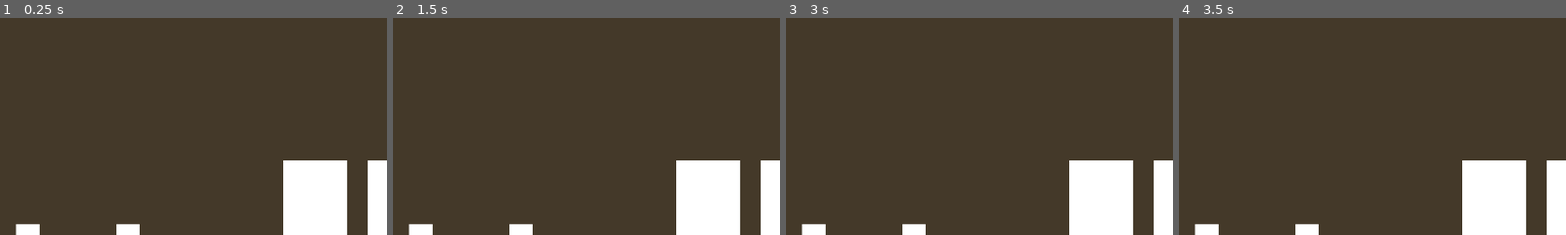
Above: before the commit, frames 1-4 (left to right).
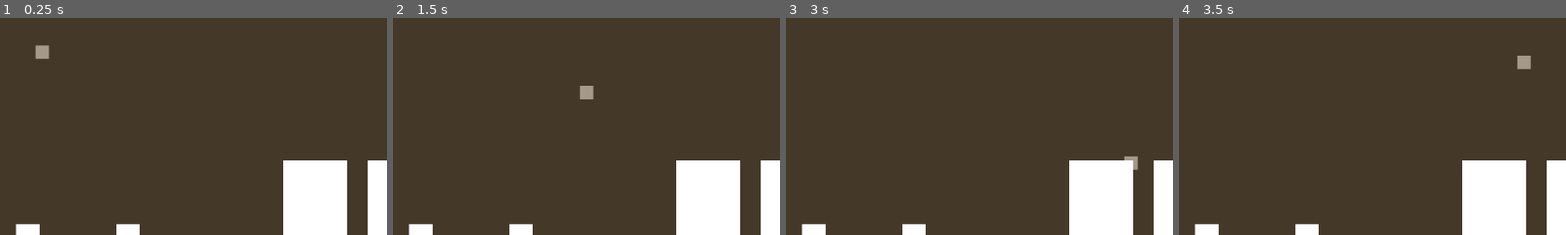
Above: after the commit, the same moments.

Repository: bwang-sketch/12-DT
Game: Godot game, scene res://node_2d.tscn
Two runs of this game, one before a commit and one after it. Both use one fixed random seed, a clock stepped at 60 frames per second and the inputs below. Before the commit the project has no main scene; this scene is started directly in both runs.
Inputs:
- Up to frame 1 (0.25 s): no input
- Up to frame 2 (1.5 s): tap Enter at 0.5 s; hold Right (ui_right) 0.53-1.28 s; hold Down (ui_down) from 1.28 s (still down)
- Up to frame 3 (3 s): tap Space at 2 s; release Down (ui_down) at 2.03 s; hold Right (ui_right) 2.03-2.78 s; hold Up (ui_up) from 2.78 s (still down)
- Up to frame 4 (3.5 s): keep holding Up (ui_up)
The pictures show only the part of the screen within x 17-67%, y 39-89%; the shares and areas given below are measured in that part.

The runs differ from the first frame. In frame 1, 0.2% of the frame differs, in the area x 9-13%, y 12-19%; in frame 2, 0.2%; in frame 3, 0.1%; in frame 4, 0.2%.

Commit message:
made basic movement

Diff:
--- a/12dt-game/node_2d.tscn
+++ b/12dt-game/node_2d.tscn
@@ -1,6 +1,11 @@
 [gd_scene format=3 uid="uid://dyj63d2ucw30q"]
 
+[ext_resource type="PackedScene" uid="uid://buyqcvi5km5hj" path="res://player.tscn" id="1_wtcfe"]
+
 [node name="Node2D" type="Node2D" unique_id=1454970592]
+
+[node name="CharacterBody2D" parent="." unique_id=1052891024 instance=ExtResource("1_wtcfe")]
+position = Vector2(256, 305)
 
 [node name="ColorRect" type="ColorRect" parent="." unique_id=1031700251]
 offset_top = -1.0
--- /dev/null
+++ b/12dt-game/player.gd
@@ -0,0 +1,17 @@
+extends CharacterBody2D
+
+var speed: float = 300.0
+
+# Called when the node enters the scene tree for the first time.
+func _ready() -> void:
+	pass # Replace with function body.
+
+
+# Called every frame. 'delta' is the elapsed time since the previous frame.
+func _process(delta: float) -> void:
+	var direction: Vector2 = Vector2(0.0, 0.0)
+	direction.x = Input.get_axis("ui_left", "ui_right")
+	direction.y = Input.get_axis("ui_up", "ui_down")
+
+	velocity = speed * direction.normalized()
+	move_and_slide()
--- /dev/null
+++ b/12dt-game/player.tscn
@@ -0,0 +1,21 @@
+[gd_scene format=3 uid="uid://buyqcvi5km5hj"]
+
+[ext_resource type="Script" uid="uid://bgtvgj3cgu5gg" path="res://player.gd" id="1_4flbx"]
+
+[sub_resource type="CircleShape2D" id="CircleShape2D_sh265"]
+
+[node name="CharacterBody2D" type="CharacterBody2D" unique_id=1052891024 groups=["player"]]
+script = ExtResource("1_4flbx")
+
+[node name="Node2D" type="Node2D" parent="." unique_id=1796838134]
+
+[node name="ColorRect" type="ColorRect" parent="Node2D" unique_id=2045280896]
+offset_left = -10.0
+offset_top = -10.0
+offset_right = 10.0
+offset_bottom = 10.0
+
+[node name="Marker2D" type="Marker2D" parent="Node2D" unique_id=1667096244]
+
+[node name="CollisionShape2D" type="CollisionShape2D" parent="." unique_id=1427442759]
+shape = SubResource("CircleShape2D_sh265")
--- a/12dt-game/project.godot
+++ b/12dt-game/project.godot
@@ -11,6 +11,7 @@
 [application]
 
 config/name="12DT-game"
+run/main_scene="uid://dyj63d2ucw30q"
 config/features=PackedStringArray("4.6", "Forward Plus")
 config/icon="res://icon.svg"
 
Not shown, added: 12dt-game/player.gd.uid
